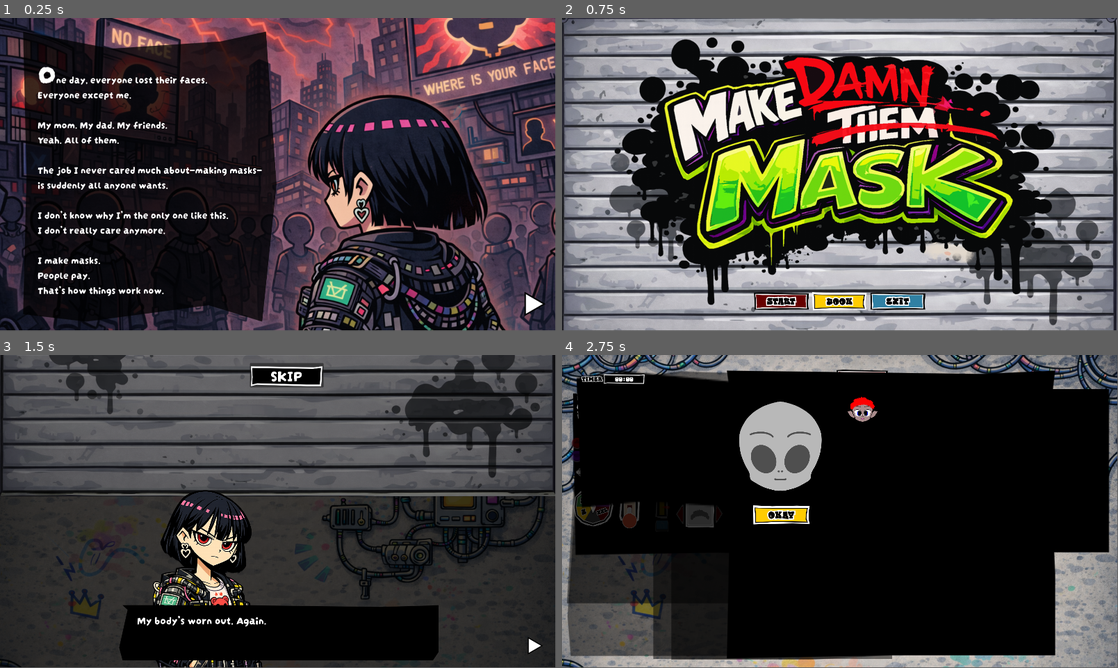
Above: before the commit, frames 1-4 (two rows, left to right).
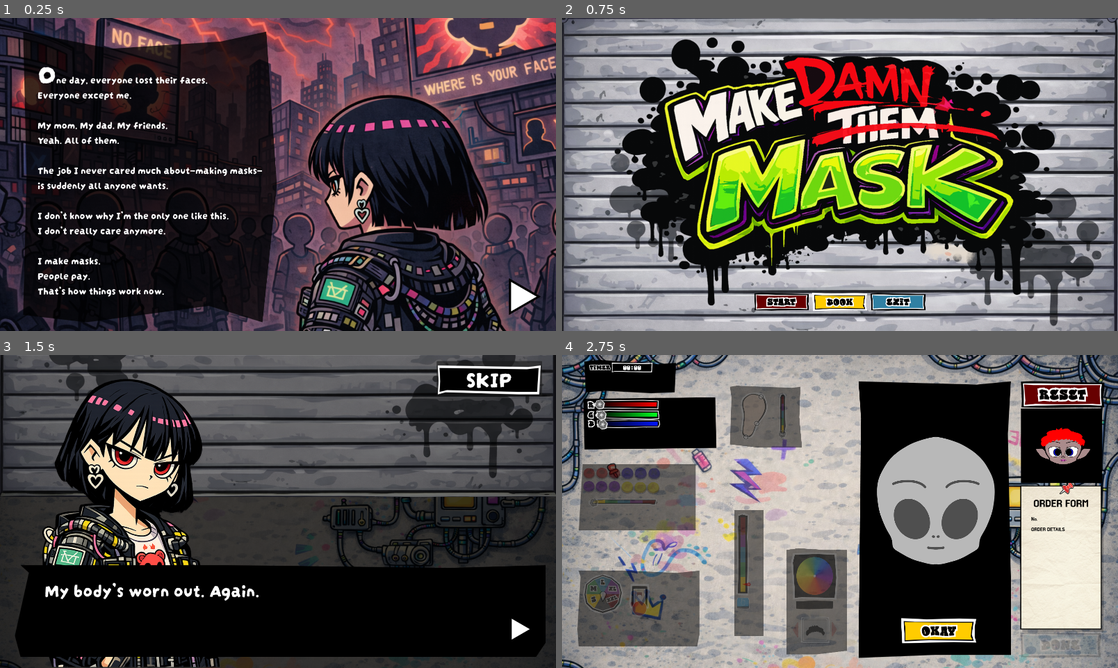
Above: after the commit, the same moments.

Repository: errorinusermane/make-them-mask
Game: Godot game, scene res://Main.tscn
The game is run twice, just before and just after one commit, with the same random seed, the same clock (stepped at 60 frames per second) and the same inputs.
Inputs (mouse positions are in pixels of both pictures, inside the frame that each line leads up to; where the layout moved, square brackets give the same spot in the first picture):
- Up to frame 1 (0.25 s): no input
- Up to frame 2 (0.75 s): click (1079, 296) [1095, 302] at 0.5 s
- Up to frame 3 (1.5 s): click (216, 639) at 1.25 s
- Up to frame 4 (2.75 s): click (1051, 376) [851, 373] at 2 s
In our replay, the window is 799x449 before the commit and 800x450 after it. These sizes can differ from the game's own. Grey fills any space a smaller window leaves; there, only what the larger window draws over its background counts as a difference.

The runs differ from the first frame. In frame 1, 8.3% of the frame differs, in the area x 0-100%, y 0-100%; in frame 2, 12%; in frame 3, 35%; in frame 4, 64%.

Commit message:
chore: gitignore 수정

Diff:
--- a/project.godot
+++ b/project.godot
@@ -15,6 +15,14 @@
 config/features=PackedStringArray("4.6", "Forward Plus")
 config/icon="res://icon.svg"
 
+[display]
+
+window/size/viewport_width=1920
+window/size/viewport_height=1080
+window/size/window_width_override=1920
+window/size/window_height_override=1080
+window/stretch/mode="canvas_items"
+
 [physics]
 
 3d/physics_engine="Jolt Physics"
@@ -22,4 +30,6 @@
 [rendering]
 
 rendering_device/driver.windows="d3d12"
+renderer/rendering_method="gl_compatibility"
+renderer/rendering_method.mobile="gl_compatibility"
 textures/vram_compression/import_etc2_astc=true
--- a/scenes/screens/ConversationScreen.tscn
+++ b/scenes/screens/ConversationScreen.tscn
@@ -35,10 +35,10 @@
 anchor_top = 1.0
 anchor_right = 0.5
 anchor_bottom = 1.0
-offset_left = -492.0
-offset_top = -650.0
-offset_right = 6.0
-offset_bottom = 3.0
+offset_left = -911.0
+offset_top = -1058.0
+offset_right = -107.0
+offset_bottom = -3.7590332
 grow_horizontal = 2
 grow_vertical = 0
 texture = ExtResource("3_char")
@@ -49,10 +49,10 @@
 anchors_preset = 1
 anchor_left = 1.0
 anchor_right = 1.0
-offset_left = -554.0
-offset_top = 431.0
-offset_right = 551.0
-offset_bottom = 630.0
+offset_left = -802.0
+offset_top = 696.0
+offset_right = 1031.75
+offset_bottom = 1026.241
 grow_horizontal = 0
 mouse_filter = 0
 texture = ExtResource("4_chat")
@@ -61,10 +61,10 @@
 
 [node name="SkipButton" type="Button" parent="." unique_id=1469077204]
 layout_mode = 0
-offset_left = 864.0
-offset_top = 28.0
-offset_right = 1118.7391
-offset_bottom = 112.0
+offset_left = 1508.0
+offset_top = 21.0
+offset_right = 1871.9131
+offset_bottom = 141.0
 icon = ExtResource("5_skip_btn")
 expand_icon = true
 
@@ -75,10 +75,10 @@
 anchor_top = 1.0
 anchor_right = 1.0
 anchor_bottom = 1.0
-offset_left = -117.0
-offset_top = -114.0
-offset_right = -38.0
-offset_bottom = -35.0
+offset_left = -188.0
+offset_top = -190.0
+offset_right = -76.0
+offset_bottom = -78.0
 grow_horizontal = 0
 grow_vertical = 0
 icon = ExtResource("6_next_btn")
--- a/scenes/screens/GameScreen.tscn
+++ b/scenes/screens/GameScreen.tscn
@@ -75,20 +75,20 @@
 
 [node name="DoneButton" type="Button" parent="." unique_id=1122334455]
 layout_mode = 0
-offset_left = 944.0
-offset_top = 550.0
-offset_right = 1131.0
-offset_bottom = 616.0
+offset_left = 1579.0
+offset_top = 950.0
+offset_right = 1865.1666
+offset_bottom = 1051.0
 icon = ExtResource("3_done_btn")
 flat = true
 expand_icon = true
 
 [node name="ResetButton" type="Button" parent="." unique_id=1997254458]
 layout_mode = 0
-offset_left = 946.0
-offset_top = 47.0
-offset_right = 1136.5824
-offset_bottom = 112.0
+offset_left = 1581.0
+offset_top = 86.0
+offset_right = 1877.1357
+offset_bottom = 187.0
 icon = ExtResource("5_reset_btn")
 flat = true
 expand_icon = true
@@ -98,10 +98,10 @@
 anchors_preset = 15
 anchor_right = 1.0
 anchor_bottom = 1.0
-offset_left = 38.0
-offset_top = 117.0
-offset_right = -844.0
-offset_bottom = -388.0
+offset_left = 74.0
+offset_top = 146.0
+offset_right = -1386.0
+offset_bottom = -754.0
 grow_horizontal = 2
 grow_vertical = 2
 texture = ExtResource("11_skin_layer")
@@ -194,10 +194,10 @@
 anchors_preset = 15
 anchor_right = 1.0
 anchor_bottom = 1.0
-offset_left = 17.0
-offset_top = 273.0
-offset_right = -848.0
-offset_bottom = -220.0
+offset_left = 58.0
+offset_top = 377.0
+offset_right = -1458.0
+offset_bottom = -474.0
 grow_horizontal = 2
 grow_vertical = 2
 texture = ExtResource("16_eye_layer")
@@ -353,10 +353,10 @@
 anchors_preset = 15
 anchor_right = 1.0
 anchor_bottom = 1.0
-offset_left = 316.0
-offset_top = 270.0
-offset_right = -778.0
-offset_bottom = -29.0
+offset_left = 595.0
+offset_top = 535.0
+offset_right = -1223.0
+offset_bottom = -111.0
 grow_horizontal = 2
 grow_vertical = 2
 texture = ExtResource("31_nose_layer")
@@ -395,10 +395,10 @@
 anchors_preset = 15
 anchor_right = 1.0
 anchor_bottom = 1.0
-offset_left = 19.0
-offset_top = 443.0
-offset_right = -849.0
-offset_bottom = -38.0
+offset_left = 53.0
+offset_top = 744.0
+offset_right = -1445.0
+offset_bottom = -74.0
 grow_horizontal = 2
 grow_vertical = 2
 texture = ExtResource("35_mouth_layer")
@@ -438,10 +438,10 @@
 anchors_preset = 15
 anchor_right = 1.0
 anchor_bottom = 1.0
-offset_left = 317.0
-offset_top = 57.0
-offset_right = -586.0
-offset_bottom = -381.0
+offset_left = 580.0
+offset_top = 106.0
+offset_right = -1091.0
+offset_bottom = -760.0
 grow_horizontal = 2
 grow_vertical = 2
 texture = ExtResource("39_ear_layer")
@@ -515,10 +515,10 @@
 anchors_preset = 15
 anchor_right = 1.0
 anchor_bottom = 1.0
-offset_left = 378.0
-offset_top = 269.0
-offset_right = -586.0
-offset_bottom = -26.0
+offset_left = 776.0
+offset_top = 667.0
+offset_right = -936.0
+offset_bottom = -47.0
 grow_horizontal = 2
 grow_vertical = 2
 texture = ExtResource("46_hair_layer")
@@ -594,10 +594,10 @@
 anchors_preset = 15
 anchor_right = 1.0
 anchor_bottom = 1.0
-offset_left = 570.0
-offset_top = 54.0
-offset_right = -215.0
-offset_bottom = -30.0
+offset_left = 1024.0
+offset_top = 91.0
+offset_right = -370.0
+offset_bottom = -34.170776
 grow_horizontal = 2
 grow_vertical = 2
 texture = ExtResource("9_preview_layer")
@@ -606,9 +606,9 @@
 [node name="PreviewHead" type="TextureRect" parent="PreviewLayer" unique_id=1356576803]
 layout_mode = 0
 offset_left = -8.0
-offset_top = 35.0
-offset_right = 393.0
-offset_bottom = 451.67426
+offset_top = 89.0
+offset_right = 563.0
+offset_bottom = 682.3192
 texture = ExtResource("6_head_img")
 expand_mode = 1
 
@@ -617,6 +617,8 @@
 anchors_preset = 15
 anchor_right = 1.0
 anchor_bottom = 1.0
+offset_top = -113.0
+offset_bottom = -113.0
 grow_horizontal = 2
 grow_vertical = 2
 expand_mode = 1
@@ -627,6 +629,10 @@
 anchors_preset = 15
 anchor_right = 1.0
 anchor_bottom = 1.0
+offset_left = -18.0
+offset_top = -200.0
+offset_right = -18.0
+offset_bottom = -200.0
 grow_horizontal = 2
 grow_vertical = 2
 expand_mode = 1
@@ -637,6 +643,10 @@
 anchors_preset = 15
 anchor_right = 1.0
 anchor_bottom = 1.0
+offset_left = -14.0
+offset_top = -106.0
+offset_right = -14.0
+offset_bottom = -106.0
 grow_horizontal = 2
 grow_vertical = 2
 expand_mode = 1
@@ -647,50 +657,64 @@
 anchors_preset = 15
 anchor_right = 1.0
 anchor_bottom = 1.0
-offset_left = -711.0
-offset_top = -782.0
-offset_right = -711.0
-offset_bottom = -782.0
+offset_left = 2312.0
+offset_top = -800.0
+offset_right = 2312.0
+offset_bottom = -800.0
 grow_horizontal = 2
 grow_vertical = 2
 expand_mode = 1
 stretch_mode = 5
 
-[node name="Nose" type="TextureRect" parent="PreviewLayer/PreviewHead"]
-layout_mode = 1
-anchors_preset = 15
-anchor_right = 1.0
-anchor_bottom = 1.0
+[node name="Nose" type="TextureRect" parent="PreviewLayer/PreviewHead" unique_id=1077570856]
+layout_mode = 1
+anchors_preset = 15
+anchor_right = 1.0
+anchor_bottom = 1.0
+offset_left = -21.0
+offset_top = -197.0
+offset_right = -21.0
+offset_bottom = -197.0
 grow_horizontal = 2
 grow_vertical = 2
 expand_mode = 1
 stretch_mode = 5
 
-[node name="Mouth" type="TextureRect" parent="PreviewLayer/PreviewHead"]
-layout_mode = 1
-anchors_preset = 15
-anchor_right = 1.0
-anchor_bottom = 1.0
+[node name="Mouth" type="TextureRect" parent="PreviewLayer/PreviewHead" unique_id=1671246654]
+layout_mode = 1
+anchors_preset = 15
+anchor_right = 1.0
+anchor_bottom = 1.0
+offset_left = -20.0
+offset_top = -196.0
+offset_right = -20.0
+offset_bottom = -196.0
 grow_horizontal = 2
 grow_vertical = 2
 expand_mode = 1
 stretch_mode = 5
 
-[node name="Ear" type="TextureRect" parent="PreviewLayer/PreviewHead"]
-layout_mode = 1
-anchors_preset = 15
-anchor_right = 1.0
-anchor_bottom = 1.0
+[node name="Ear" type="TextureRect" parent="PreviewLayer/PreviewHead" unique_id=272767383]
+layout_mode = 1
+anchors_preset = 15
+anchor_right = 1.0
+anchor_bottom = 1.0
+offset_left = -4.0
+offset_top = -150.0
+offset_right = -4.0
+offset_bottom = -150.0
 grow_horizontal = 2
 grow_vertical = 2
 expand_mode = 1
 stretch_mode = 5
 
-[node name="Hair" type="TextureRect" parent="PreviewLayer/PreviewHead"]
-layout_mode = 1
-anchors_preset = 15
-anchor_right = 1.0
-anchor_bottom = 1.0
+[node name="Hair" type="TextureRect" parent="PreviewLayer/PreviewHead" unique_id=1192650406]
+layout_mode = 1
+anchors_preset = 15
+anchor_right = 1.0
+anchor_bottom = 1.0
+offset_left = 70.0
+offset_bottom = -219.31921
 grow_horizontal = 2
 grow_vertical = 2
 expand_mode = 1
@@ -698,10 +722,10 @@
 
 [node name="OkayButton" type="Button" parent="PreviewLayer" unique_id=1251267905]
 layout_mode = 0
-offset_left = 86.0
-offset_top = 462.0
-offset_right = 295.66666
-offset_bottom = 536.0
+offset_left = 143.99994
+offset_top = 813.0
+offset_right = 413.16656
+offset_bottom = 908.0
 icon = ExtResource("4_okay_btn")
 flat = true
 expand_icon = true
@@ -711,10 +735,10 @@
 anchors_preset = 15
 anchor_right = 1.0
 anchor_bottom = 1.0
-offset_left = 50.0
-offset_top = 57.0
-offset_right = -855.0
-offset_bottom = -539.0
+offset_left = 77.0
+offset_top = 17.0
+offset_right = -1526.0
+offset_bottom = -948.0
 grow_horizontal = 2
 grow_vertical = 2
 texture = ExtResource("8_timer_layer")
@@ -755,10 +779,10 @@
 
 [node name="OrderForm" type="TextureRect" parent="." unique_id=1800000001]
 layout_mode = 0
-offset_left = 945.0
-offset_top = 252.43079
-offset_right = 1131.0
-offset_bottom = 549.0769
+offset_left = 1583.0
+offset_top = 436.0
+offset_right = 1871.0
+offset_bottom = 956.0
 texture = ExtResource("44_order_form")
 expand_mode = 1
 
@@ -767,10 +791,10 @@
 anchors_preset = 15
 anchor_right = 1.0
 anchor_bottom = 1.0
-offset_left = 946.0
-offset_top = 118.0
-offset_right = -26.0
-offset_bottom = -396.0
+offset_left = 1585.0
+offset_top = 185.0
+offset_right = -54.0
+offset_bottom = -638.0
 grow_horizontal = 2
 grow_vertical = 2
 texture = ExtResource("45_order_layer")
@@ -778,9 +802,9 @@
 
 [node name="OrderTargetImage" type="TextureRect" parent="OrderLayer" unique_id=1800000002]
 layout_mode = 0
-offset_left = 39.000023
-offset_top = 22.0
-offset_right = 147.00003
-offset_bottom = 116.0
+offset_left = 47.0
+offset_top = 59.0
+offset_right = 244.0
+offset_bottom = 198.0
 texture = ExtResource("9_preview_layer")
 expand_mode = 1
--- a/scenes/screens/IntroScreen.tscn
+++ b/scenes/screens/IntroScreen.tscn
@@ -33,10 +33,10 @@
 anchor_top = 1.0
 anchor_right = 1.0
 anchor_bottom = 1.0
-offset_left = -135.0
-offset_top = -144.0
-offset_right = -29.0
-offset_bottom = -38.0
+offset_left = -203.0
+offset_top = -196.0
+offset_right = -48.0
+offset_bottom = -41.0
 grow_horizontal = 0
 grow_vertical = 0
 icon = ExtResource("3_btn")
